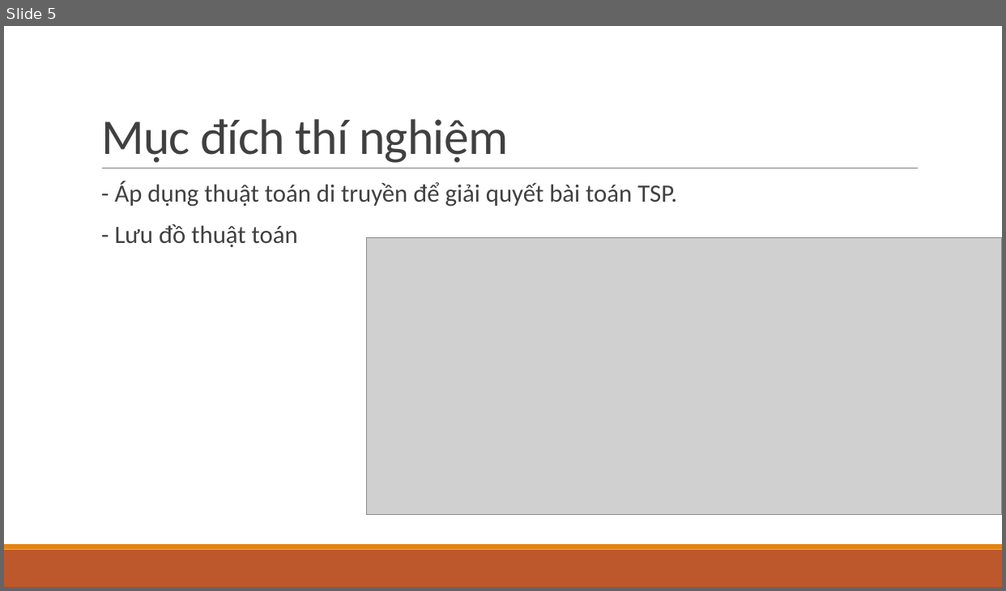
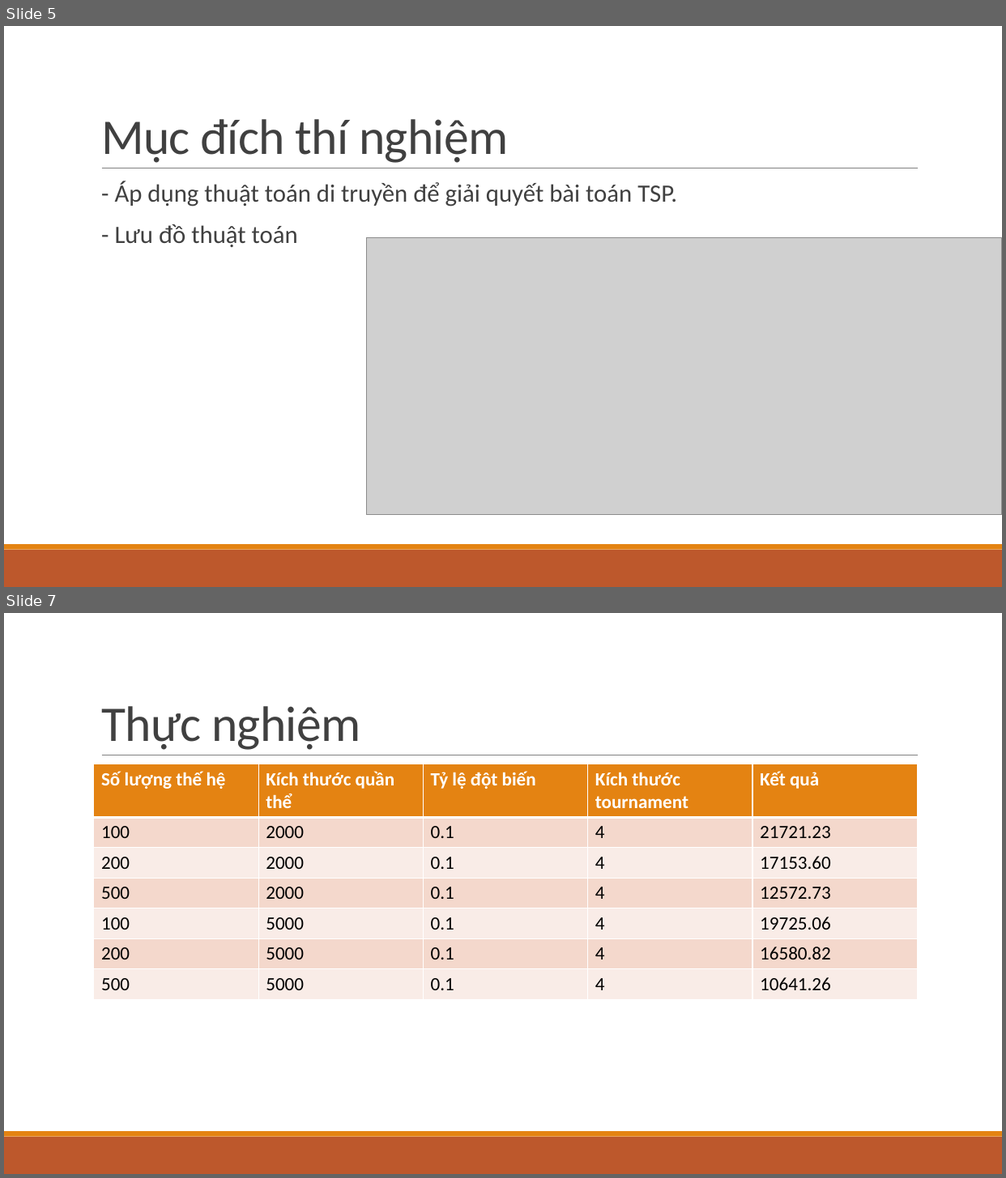
Before and after one commit to nmq443/Midterm, a slide deck: Tối ưu hóa.pptx. Shown one above the other, each under a label of ours: slide 5 before the commit, slides 5 and 7 after it; the slides between them are not shown. The pictures are 1006x591 and 1006x1178 pixels, drawn with LibreOffice and Linux fonts; fonts in the diff are those of the drawing; grey boxes stand for pictures. Boxes give left, top, right and bottom in pixels: in the first picture for what was removed or moved away, otherwise in the second. Text is boxed around its words. In the diff, an @@ line names an element or a change of style, - is before the commit and + after.

```diff
--- a/Tối ưu hóa.pptx
+++ b/Tối ưu hóa.pptx
@@ slide 7 added at <box>4,613,1002,1174</box>, background #FFFFFF; not listed: 3 template elements that a slide beside it also shows @@
@@ title added at <box>101,706,360,750</box>, 48 pt, text #404040 @@
+Thực nghiệm
@@ table added at <box>94,764,918,999</box>, 7 rows, 5 columns @@
+Số lượng thế hệ | Kích thước quần thể | Tỷ lệ đột biến | Kích thước tournament | Kết quả
+100 | 2000 | 0.1 | 4 | 21721.23
+200 | 2000 | 0.1 | 4 | 17153.60
+500 | 2000 | 0.1 | 4 | 12572.73
+100 | 5000 | 0.1 | 4 | 19725.06
+200 | 5000 | 0.1 | 4 | 16580.82
+500 | 5000 | 0.1 | 4 | 10641.26
```
Also in this commit, not shown: 3 slides changed, 1 other slide added, 4 other files.
